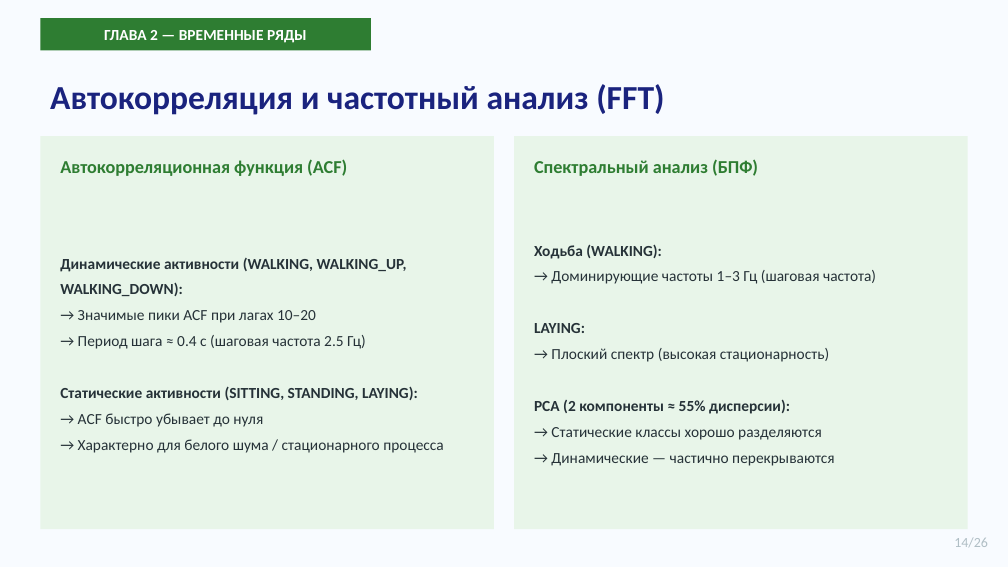
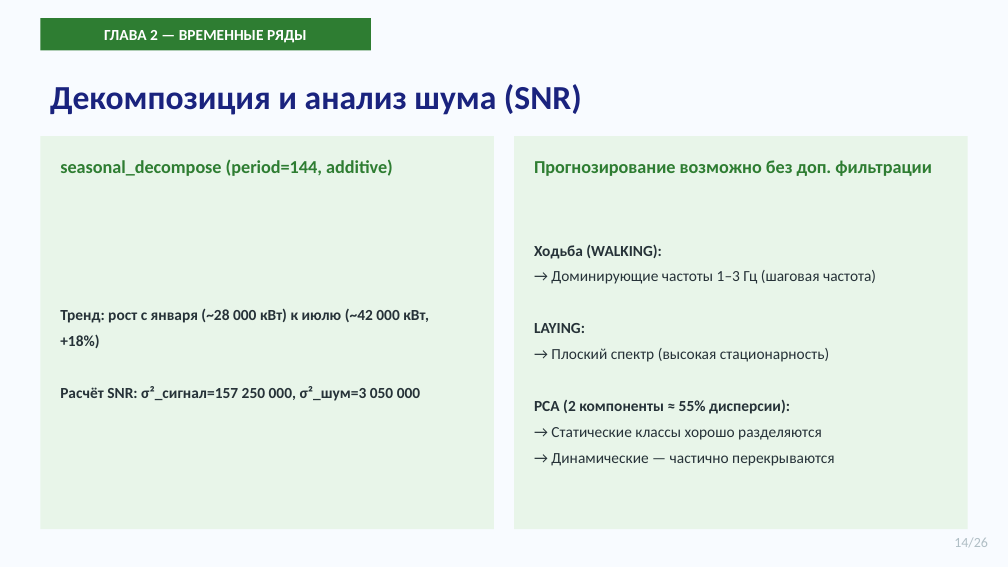
Before and after one commit to ERICSON535/coursework-data-analysis, a slide deck: slide 17 of Prezentaciya_Uryashev_ET103.pptx (slide 14 before the commit). Drawn at 1008x567 pixels with LibreOffice and Linux fonts; fonts in the diff are those of the drawing. Boxes give left, top, right and bottom in pixels: in the first picture for what was removed or moved away, otherwise in the second. Text is boxed around its words. In the diff, an @@ line names an element or a change of style, - is before the commit and + after.

```diff
--- a/Prezentaciya_Uryashev_ET103.pptx
+++ b/Prezentaciya_Uryashev_ET103.pptx
@@ text at box(50, 84, 582, 115): text changed @@
-Автокорреляция и частотный анализ (FFT)
+Декомпозиция и анализ шума (SNR)
@@ text at box(60, 160, 393, 176): text changed @@
-Автокорреляционная функция (ACF)
+seasonal_decompose (period=144, additive)
@@ text at box(534, 160, 932, 176): text changed @@
-Спектральный анализ (БПФ)
+Прогнозирование возможно без доп. фильтрации
@@ text at box(60, 309, 429, 401): text changed; bold on @@
-Динамические активности (WALKING, WALKING_UP, WALKING_DOWN):
-→ Значимые пики ACF при лагах 10–20
-→ Период шага ≈ 0.4 с (шаговая частота 2.5 Гц)
-Статические активности (SITTING, STANDING, LAYING):
-→ ACF быстро убывает до нуля
-→ Характерно для белого шума / стационарного процесса
+Тренд: рост с января (~28 000 кВт) к июлю (~42 000 кВт, +18%)
+Расчёт SNR: σ²_сигнал=157 250 000, σ²_шум=3 050 000
```
Also in this commit, not shown: 9 other slides changed, 5 slides added, 3 other files.
